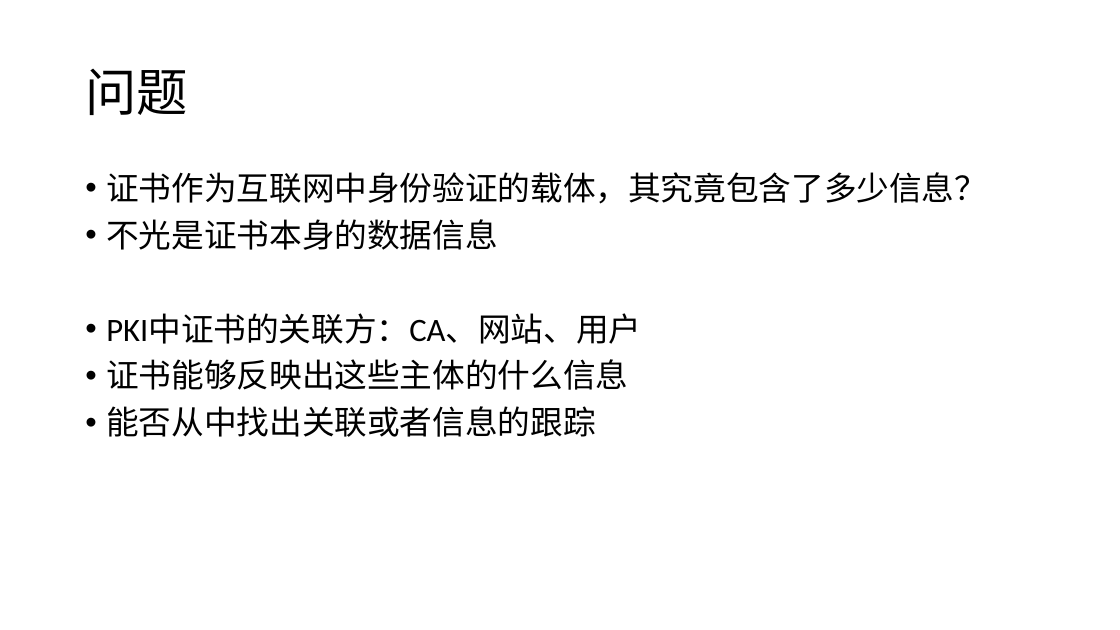
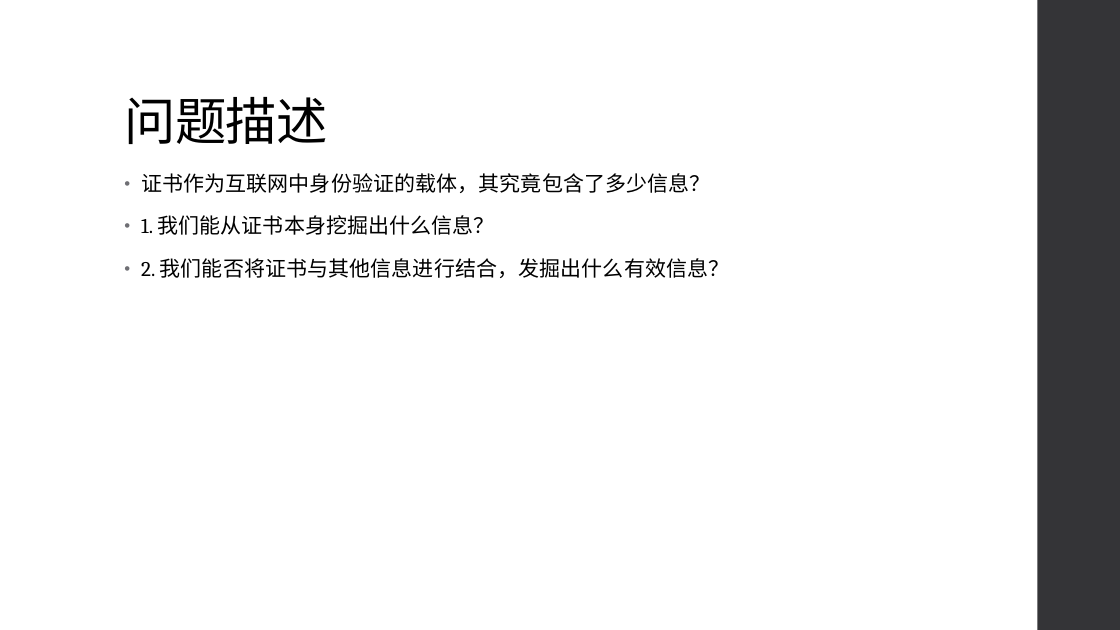
Before and after one commit to netsyscode/SSL-TLS-Certificate, a slide deck: slide 7 of 研究问题思考.pptx (slide 2 before the commit). Drawn at 1120x630 pixels with LibreOffice and Linux fonts; fonts in the diff are those of the drawing. Boxes give left, top, right and bottom in pixels: in the first picture for what was removed or moved away, otherwise in the second. Text is boxed around its words. In the diff, an @@ line names an element or a change of style, - is before the commit and + after.

```diff
--- a/研究问题思考.pptx
+++ b/研究问题思考.pptx
@@ rectangle added at (1038, 0, 1120, 630), fill #353537 @@
@@ title "问题描述" at (124, 97, 328, 144): vertical alignment middle to bottom @@
@@ title at (124, 97, 328, 144): text changed; font Calibri to Cambria @@
-问题
+问题描述
@@ text "证书作为互联网中身份验证的载体，其究竟包含了多少信息？": place and size @@
-text "证书作为互联网中身份验证的载体，其究竟包含了多少信息？" at (106, 172, 987, 437)
+text "证书作为互联网中身份验证的载体，其究竟包含了多少信息？" at (141, 173, 730, 278)
@@ text at (141, 173, 711, 193): size 28 to 18 pt, font Calibri to Cambria, letter spacing 0 to 0.1 pt in "证书作为互联网中身份验证的载体，其究竟包含了多少信息？"; indent changed; line spacing 0.9 to 0.95; more space between paragraphs @@
@@ text at (141, 215, 730, 278): text changed; size 28 to 18 pt; font Calibri to Cambria @@
-• 不光是证书本身的数据信息
-• PKI中证书的关联方：CA、网站、用户
-• 证书能够反映出这些主体的什么信息
-• 能否从中找出关联或者信息的跟踪
+• 1. 我们能从证书本身挖掘出什么信息？
+• 2. 我们能否将证书与其他信息进行结合，发掘出什么有效信息？
```
Also in this commit, not shown: 1 other slide changed, 13 slides added, 1 slide removed.
